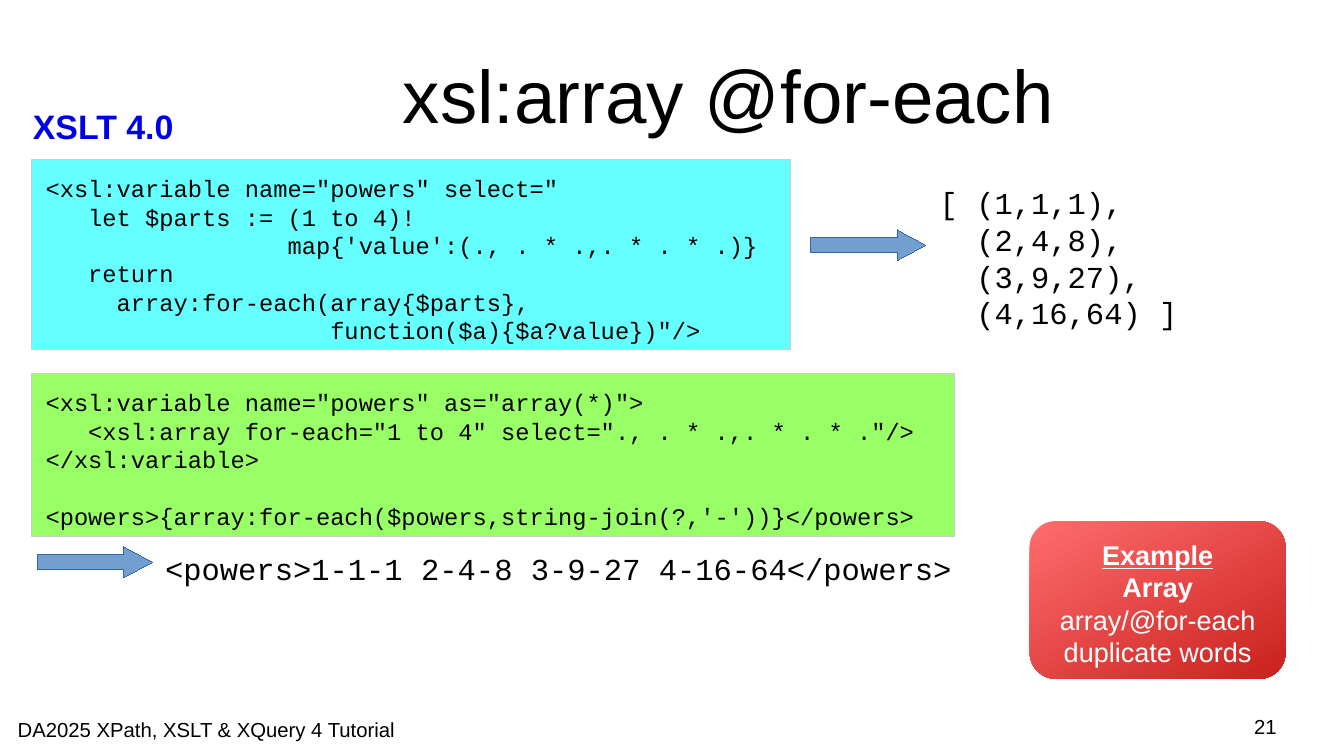
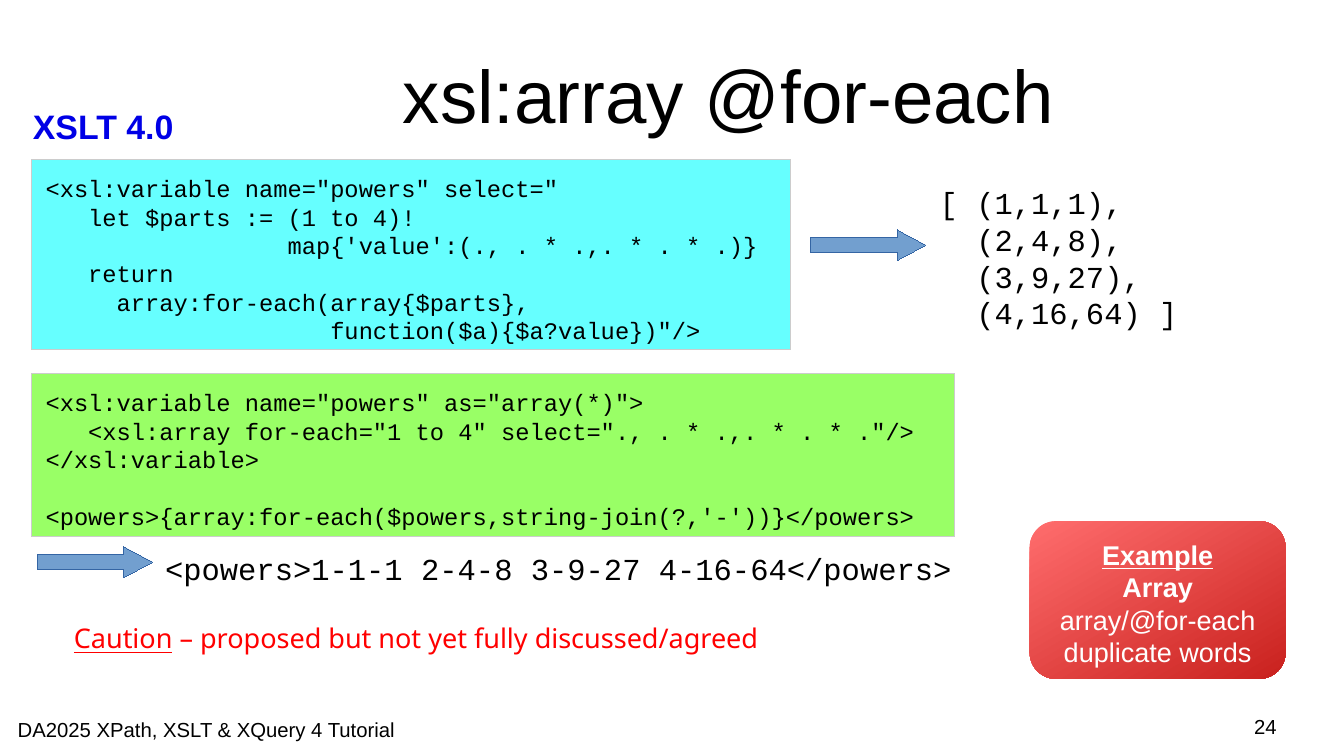
Before and after one commit to johnlumley/johnlumley.github.io, a slide deck: slide 24 of DA2025/slides/QT4-XSLT.odp (slide 21 before the commit). Drawn at 1344x756 pixels with LibreOffice and Linux fonts; fonts in the diff are those of the drawing; background and template pictures are left out. Boxes give left, top, right and bottom in pixels: in the first picture for what was removed or moved away, otherwise in the second. Text is boxed around its words. In the diff, an @@ line names an element or a change of style, - is before the commit and + after.

```diff
--- a/DA2025/slides/QT4-XSLT.odp
+++ b/DA2025/slides/QT4-XSLT.odp
@@ text added at (74, 627, 758, 655), 16 pt, text #FF0000 @@
+Caution – proposed but not yet fully discussed/agreed
@@ page number at (1254, 720, 1277, 734): text changed @@
-21
+24
```
Also in this commit, not shown: 14 other slides changed, 3 slides added, 4 other files.
